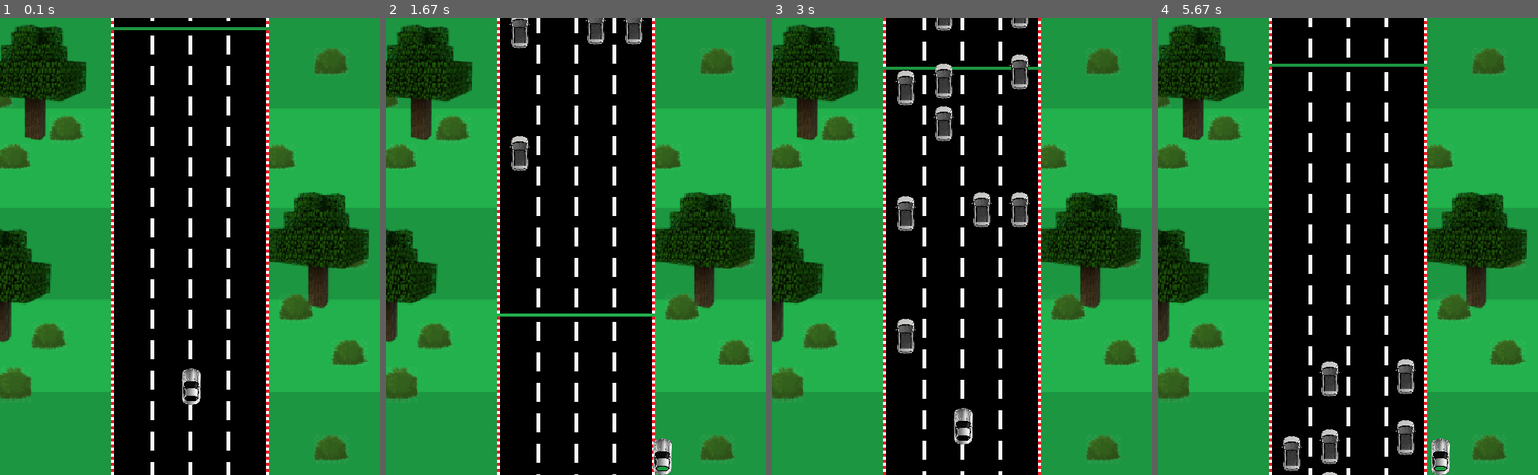
Above: before the commit, frames 1-4 (left to right).
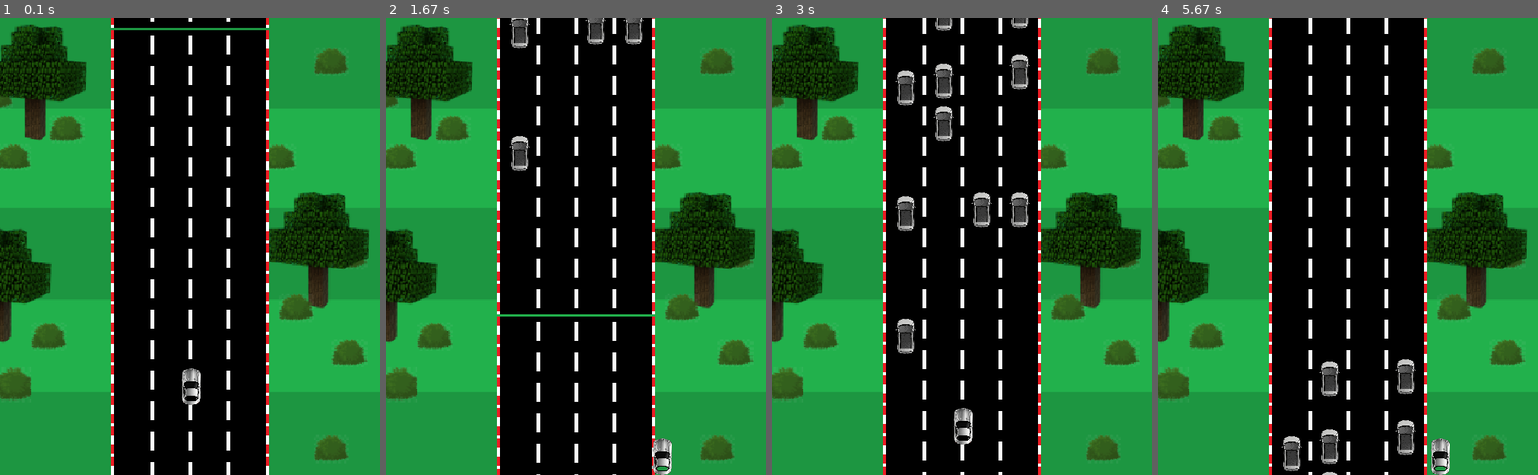
Above: after the commit, the same moments.

Repository: ferclima/pygame
Game: pygame game, started from codigo do jogo.py
The game is run twice, just before and just after one commit, with the same random seed, the same clock (stepped at 60 frames per second) and the same inputs.
Inputs:
- Up to frame 1 (0.1 s): no input
- Up to frame 2 (1.67 s): hold Right 0.33-0.8 s; hold Up 0.83-1.13 s; hold Right 1.17-1.63 s
- Up to frame 3 (3 s): hold Left 1.67-2.2 s; hold Left 2.23-2.63 s; hold Up from 2.67 s (still down)
- Up to frame 4 (5.67 s): release Up at 3.03 s; hold Right 3.07-3.7 s; hold Left 3.73-4.2 s; hold Right 4.23-4.7 s; hold Up 4.73-5.03 s; hold Right 5.07-5.53 s; hold Left from 5.57 s (still down)

The runs differ from the first frame. In frame 1, 0.6% of the frame differs, in the area x 29-71%, y 0-100%; in frame 2, 0.7%; in frame 3, 1.1%; in frame 4, 2.0%.

Commit message:
correçoes pista

Diff:
--- a/codigo do jogo.py
+++ b/codigo do jogo.py
@@ -42,7 +42,7 @@
         # Se o meteoro passar do final da tela, volta para cima e sorteia
         # novas posições e velocidades
         if self.rect.y > HEIGHT:
-            self.rect.y = -40
+            self.rect.y = -39
 
 class Carro(pygame.sprite.Sprite):
     def __init__(self, img):
Binary file changed: Mini pista.png
